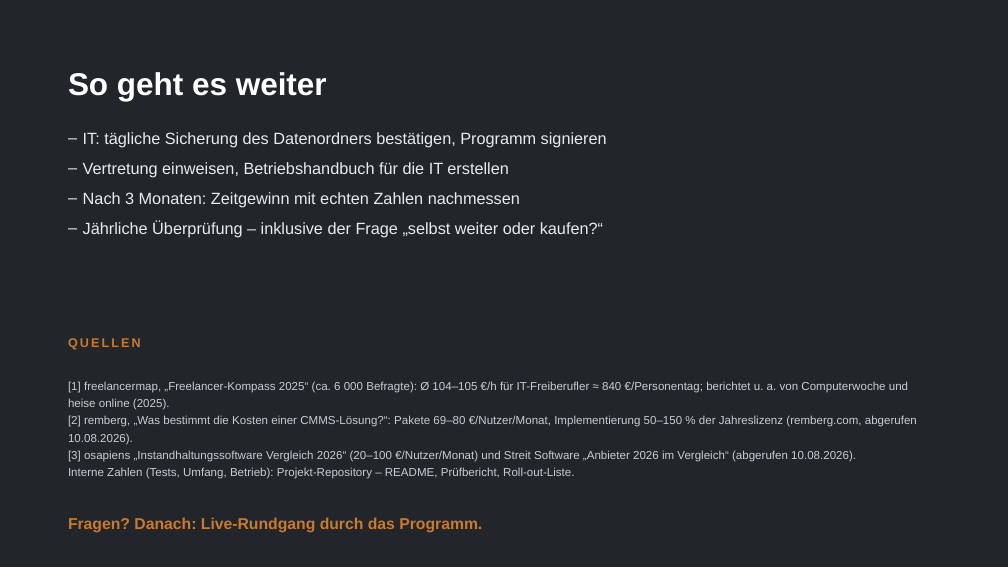
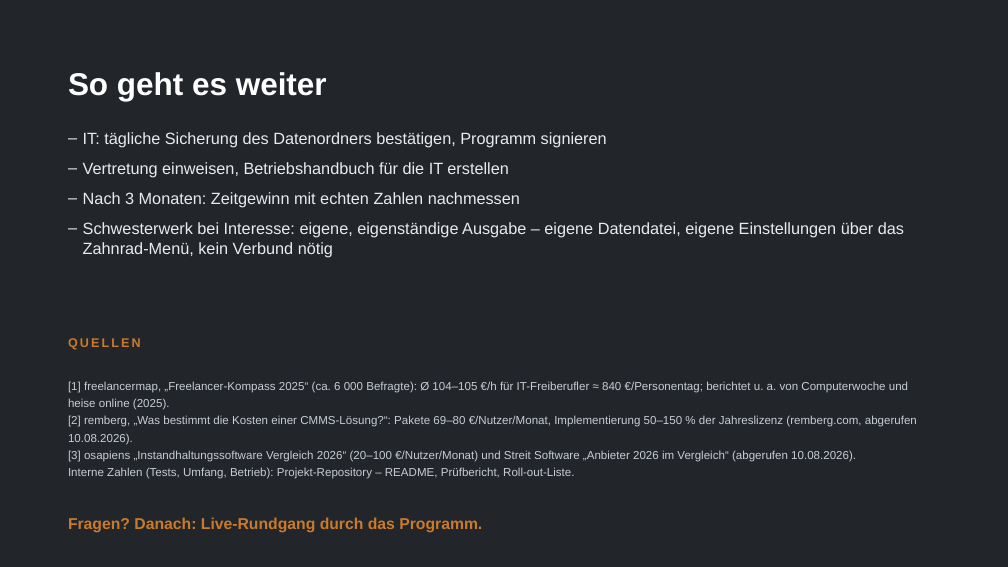
Before and after one commit to ciraciroberto90-debug/WerkstattKalender, a slide deck: slide 13 of doku/Werkstatt-Cockpit-Workshop.pptx (slide 12 before the commit). Drawn at 1008x567 pixels with LibreOffice and Linux fonts; fonts in the diff are those of the drawing. Boxes give left, top, right and bottom in pixels: in the first picture for what was removed or moved away, otherwise in the second. Text is boxed around its words. In the diff, an @@ line names an element or a change of style, - is before the commit and + after.

```diff
--- a/doku/Werkstatt-Cockpit-Workshop.pptx
+++ b/doku/Werkstatt-Cockpit-Workshop.pptx
@@ text at [83, 222, 904, 258]: text changed @@
-– Jährliche Überprüfung – inklusive der Frage „selbst weiter oder kaufen?“
+– Schwesterwerk bei Interesse: eigene, eigenständige Ausgabe – eigene Datendatei, eigene Einstellungen über das Zahnrad-Menü, kein Verbund nötig
```
Also in this commit, not shown: 3 other slides changed, 2 slides added, 1 slide removed, 2 other files.
